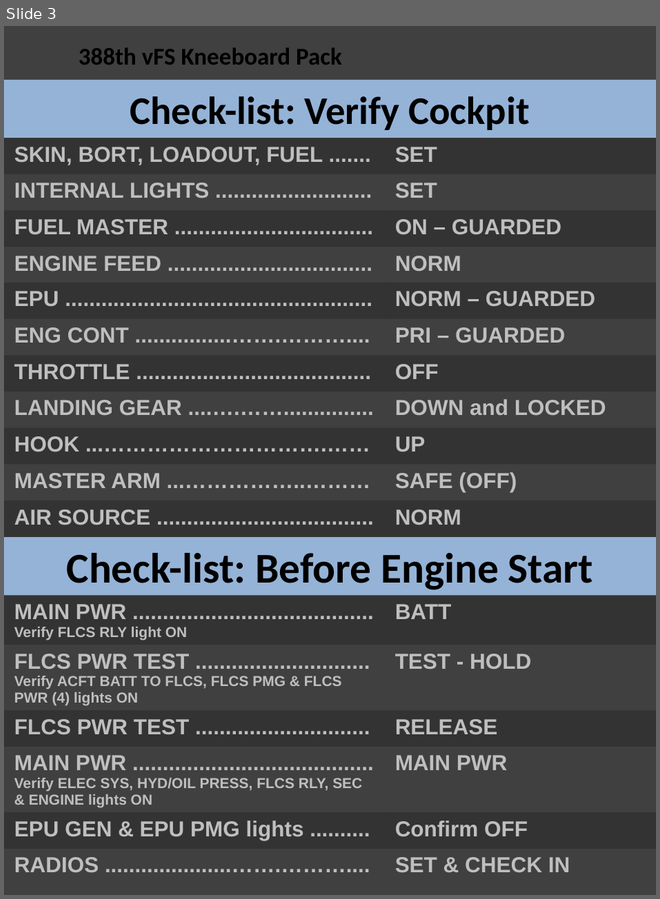
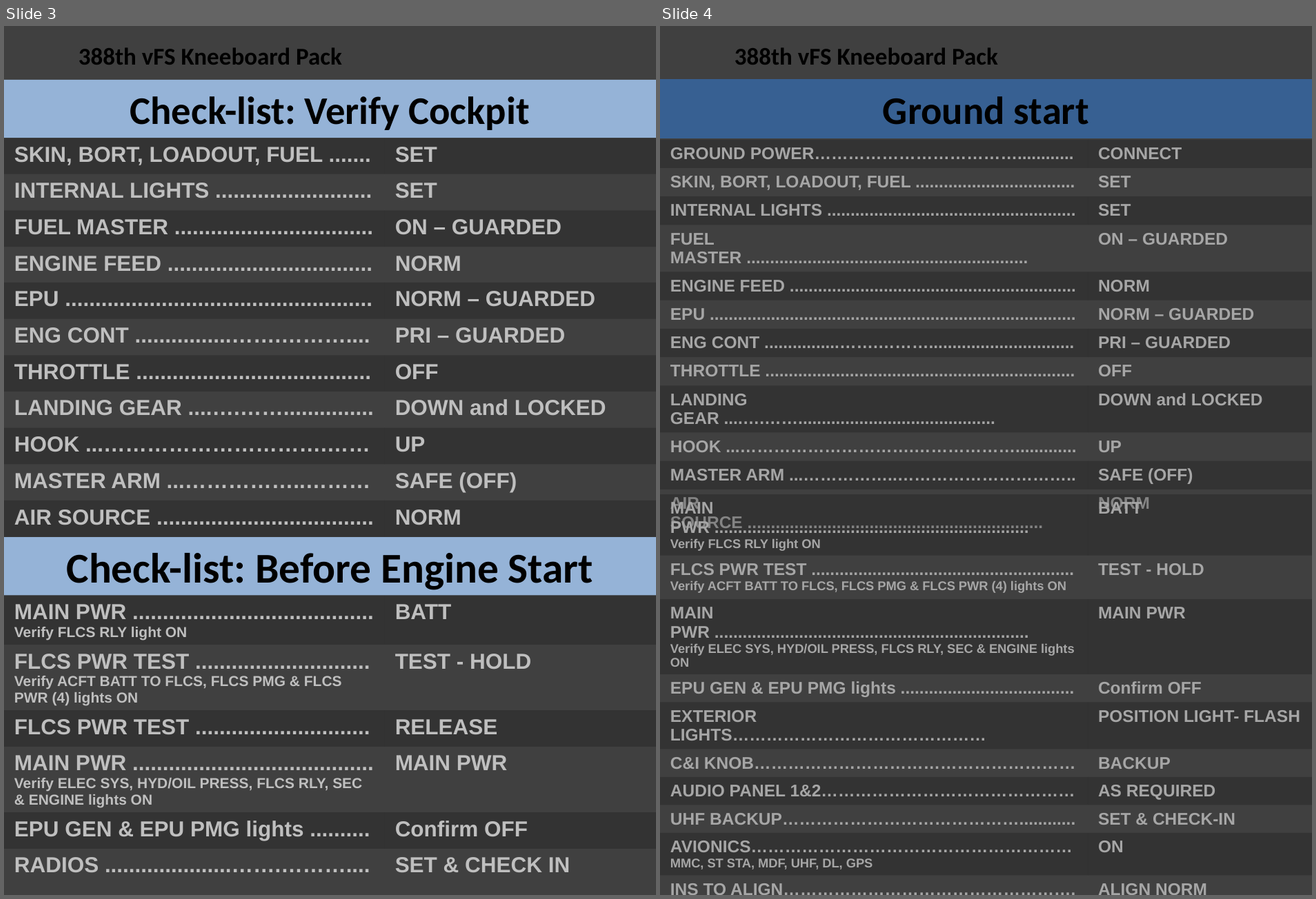
Before and after one commit to 132nd-vWing/132-TRP-388, a slide deck: Kneeboard Pack/388 Kneeboard Pack.pptx. Shown side by side, each under a label of ours: slide 3 before the commit, slides 3 and 4 after it. The pictures are 660x899 and 1316x899 pixels, drawn with LibreOffice and Linux fonts; fonts in the diff are those of the drawing; background and template pictures are left out. Boxes give left, top, right and bottom in pixels: in the first picture for what was removed or moved away, otherwise in the second. Text is boxed around its words. In the diff, an @@ line names an element or a change of style, - is before the commit and + after.

```diff
--- a/Kneeboard Pack/388 Kneeboard Pack.pptx
+++ b/Kneeboard Pack/388 Kneeboard Pack.pptx
@@ slide 4 added at [660, 26, 1312, 895], background #404040; not listed: 1 template element that a slide beside it also shows @@
@@ title added at [660, 80, 1312, 138], fill #376092, outline #376092 0.75 pt, 32.4 pt, text #000000, bold @@
+Ground start
@@ table added at [660, 140, 1312, 535], 12 rows, 2 columns @@
+GROUND POWER………………………………............ | CONNECT
+SKIN, BORT, LOADOUT, FUEL .................................. | SET
+INTERNAL LIGHTS ..................................................... | SET
+FUEL MASTER ............................................................ | ON – GUARDED
+ENGINE FEED ............................................................. | NORM
+EPU .............................................................................. | NORM – GUARDED
+ENG CONT ................…….………............................... | PRI – GUARDED
+THROTTLE .................................................................. | OFF
+LANDING GEAR ....….…….......................................... | DOWN and LOCKED
+HOOK ...………………………….………………............. | UP
+MASTER ARM ...……………..………………………….. | SAFE (OFF)
+AIR SOURCE ............................................................... | NORM
@@ table added at [660, 495, 1312, 895], 11 rows, 2 columns @@
+MAIN PWR ................................................................... / Verify FLCS RLY light ON | BATT
+FLCS PWR TEST ........................................................ / Verify ACFT BATT TO FLCS, FLCS PMG & FLCS PWR (4) lights ON | TEST - HOLD
+MAIN PWR ................................................................... / Verify ELEC SYS, HYD/OIL PRESS, FLCS RLY, SEC & ENGINE lights ON | MAIN PWR
+EPU GEN & EPU PMG lights ..................................... | Confirm OFF
+EXTERIOR LIGHTS……………………………………… | POSITION LIGHT- FLASH
+C&I KNOB………………………………………………… | BACKUP
+AUDIO PANEL 1&2……………………………………… | AS REQUIRED
+UHF BACKUP……………………………………............ | SET & CHECK-IN
+AVIONICS…………………………………………………MMC, ST STA, MDF, UHF, DL, GPS | ON
+INS TO ALIGN……………………………………………. | ALIGN NORM
+MIDS LVT…………………………………………………. | ON
```
Also in this commit, not shown: 3 slides changed, 4 other slides added.
